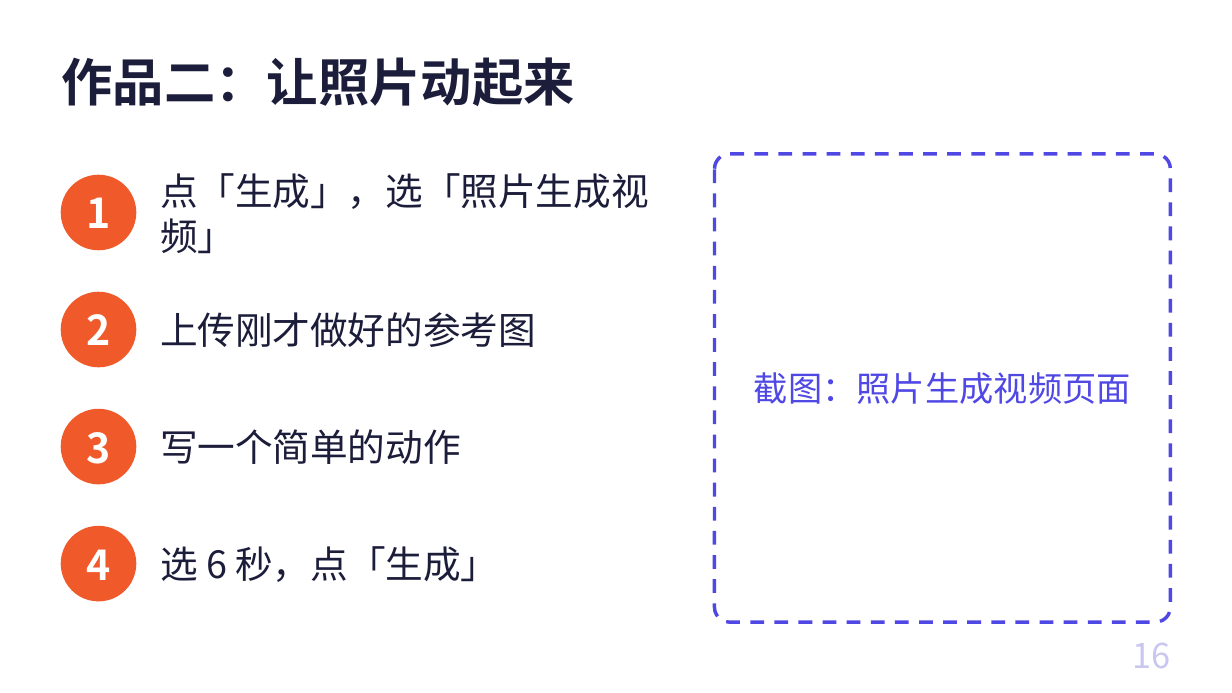
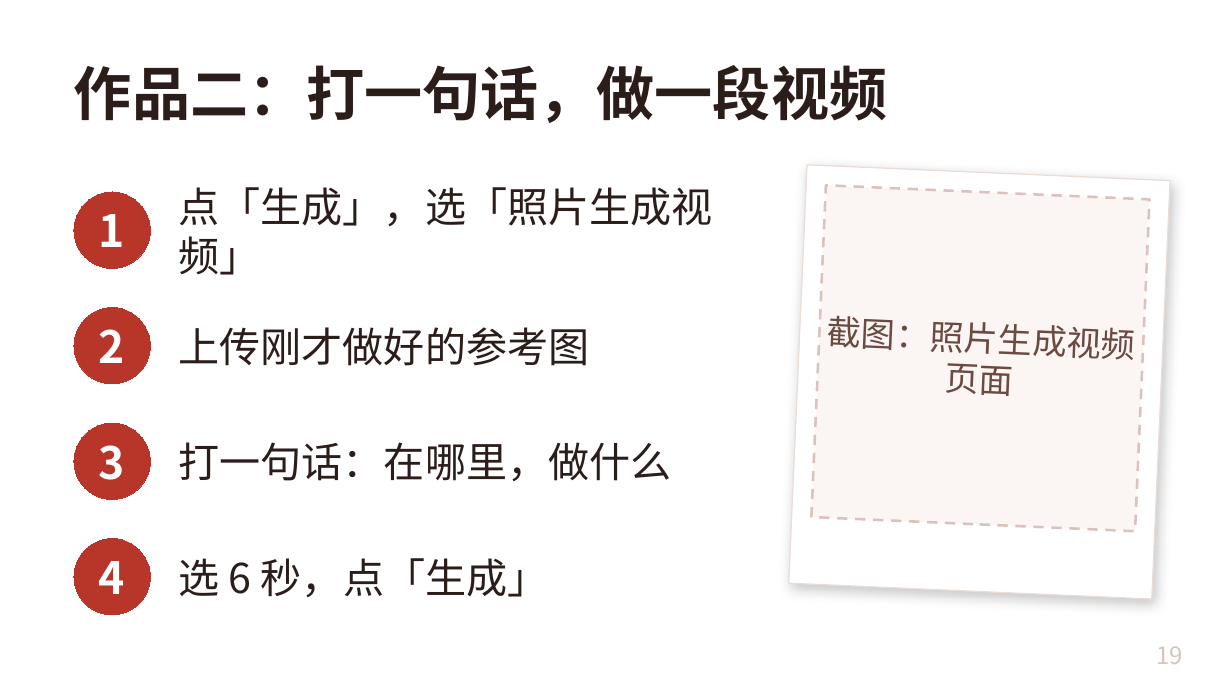
Before and after one commit to freyhuang-11/thinknova-memory, a slide deck: slide 19 of courses/CC长者课_AI情绪焕新/AI情绪焕新_长者课.pptx (slide 16 before the commit). Drawn at 1232x693 pixels with LibreOffice and Linux fonts; fonts in the diff are those of the drawing. Boxes give left, top, right and bottom in pixels: in the first picture for what was removed or moved away, otherwise in the second. Text is boxed around its words. In the diff, an @@ line names an element or a change of style, - is before the commit and + after.

```diff
--- a/courses/CC长者课_AI情绪焕新/AI情绪焕新_长者课.pptx
+++ b/courses/CC长者课_AI情绪焕新/AI情绪焕新_长者课.pptx
@@ title at (x1=74, y1=65, x2=887, y2=123): text changed; size 30 to 34 pt; text colour #1C1D3A to #2B1D1A @@
-作品二：让照片动起来
+作品二：打一句话，做一段视频
@@ ellipse removed at (x1=62, y1=176, x2=136, y2=250) @@
@@ size 22 to 24 pt, text colour #1C1D3A to #2B1D1A in 3 elements at (x1=179, y1=558, x2=548, y2=598), (x1=179, y1=327, x2=590, y2=366), (x1=179, y1=187, x2=713, y2=275) @@
@@ text "点「生成」，选「照片生成视频」" moved from (x1=160, y1=173, x2=649, y2=254) to (x1=179, y1=187, x2=713, y2=275) @@
@@ rounded rectangle removed at (x1=715, y1=154, x2=1170, y2=622) @@
@@ rectangle added at (x1=788, y1=165, x2=1170, y2=599), fill #FFFFFF, outline #E9DDD8 0.75 pt @@
@@ size 24 to 26 pt; fill none to #B8352A; outline none to #B8352A 0.75 pt in 4 elements at (x1=74, y1=538, x2=150, y2=615), (x1=74, y1=423, x2=150, y2=499), (x1=74, y1=308, x2=150, y2=384), (x1=74, y1=192, x2=150, y2=269) @@
@@ 3 ellipses moved together from (x1=86, y1=197, x2=110, y2=464) to (x1=74, y1=192, x2=150, y2=499) @@
@@ rectangle "截图：照片生成视频页面" at (x1=811, y1=185, x2=1149, y2=532): text colour #5048E5 to #6B4A42; fill none to #FBF6F4; outline none to #D9C3BC 1.5 pt dashed; rotation 0 to 2 degrees @@
@@ ellipse removed at (x1=62, y1=293, x2=136, y2=367) @@
@@ text "上传刚才做好的参考图" moved from (x1=160, y1=312, x2=536, y2=347) to (x1=179, y1=327, x2=590, y2=366) @@
@@ ellipse removed at (x1=62, y1=410, x2=136, y2=484) @@
@@ text removed at (x1=160, y1=429, x2=461, y2=464) @@
-写一个简单的动作
@@ text added at (x1=179, y1=442, x2=672, y2=482), 24 pt, text #2B1D1A @@
+打一句话：在哪里，做什么
@@ ellipse removed at (x1=62, y1=527, x2=136, y2=601) @@
@@ ellipse "4" resized from (x1=86, y1=549, x2=110, y2=580) to (x1=74, y1=538, x2=150, y2=615) @@
@@ text "选 6 秒，点「生成」" moved from (x1=160, y1=546, x2=498, y2=582) to (x1=179, y1=558, x2=548, y2=598) @@
@@ page number removed at (x1=1132, y1=643, x2=1170, y2=668) @@
-16
@@ page number added at (x1=1156, y1=646, x2=1183, y2=664), 14 pt, text #D9C3BC @@
+19
```
Also in this commit, not shown: 26 other slides changed, 7 slides added, 4 slides removed, 8 other files.
